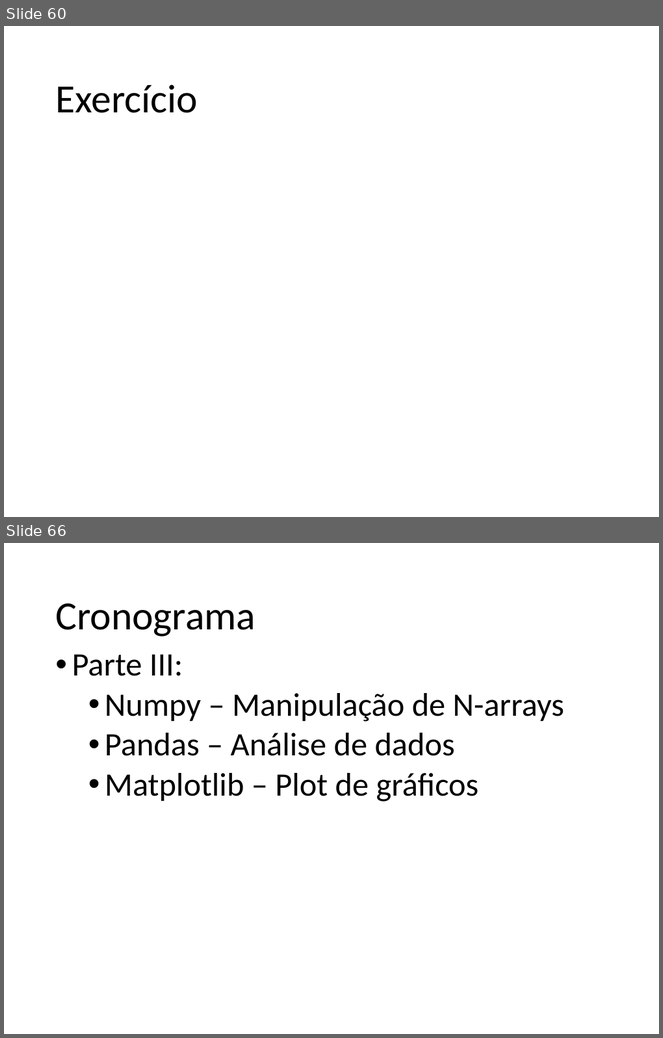
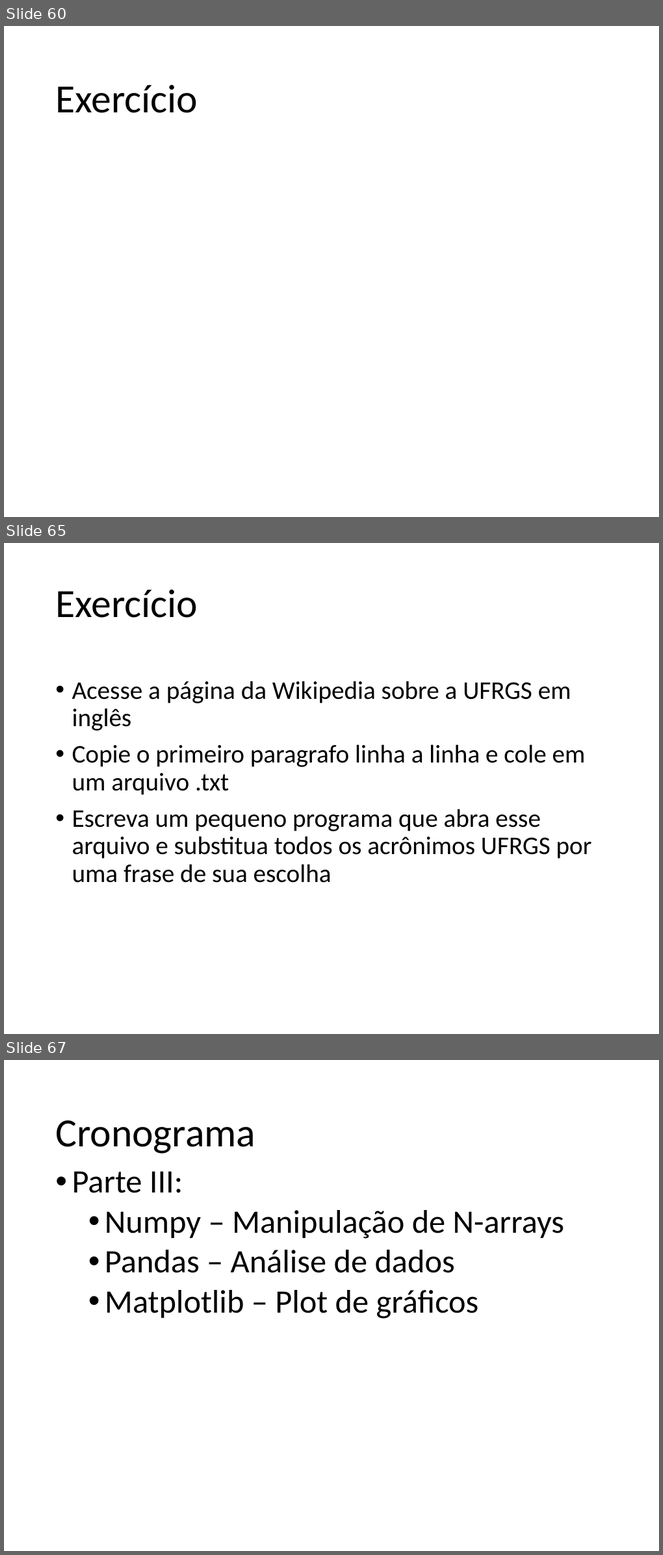
Before and after one commit to fernandoFernandeSantos/minicurso_python_2019, a slide deck: aula.pptx. Shown one above the other, each under a label of ours: slides 60 and 66 before the commit, slides 60, 65 and 67 after it; the slides between them are not shown. The pictures are 663x1038 and 663x1555 pixels, drawn with LibreOffice and Linux fonts; fonts in the diff are those of the drawing. Boxes give left, top, right and bottom in pixels: in the first picture for what was removed or moved away, otherwise in the second. Text is boxed around its words. In the diff, an @@ line names an element or a change of style, - is before the commit and + after.

Commit message:
dados arquivo csv

```diff
--- a/aula.pptx
+++ b/aula.pptx
@@ slide 65 added at (x1=4, y1=543, x2=659, y2=1034), background #FFFFFF @@
@@ title added at (x1=55, y1=589, x2=198, y2=618), 44 pt, text #000000 @@
+Exercício
@@ text added at (x1=72, y1=681, x2=592, y2=883), 28 pt, text #000000 @@
+• Acesse a página da Wikipedia sobre a UFRGS em inglês
+• Copie o primeiro paragrafo linha a linha e cole em um arquivo .txt
+• Escreva um pequeno programa que abra esse arquivo e substitua todos os acrônimos UFRGS por uma frase de sua escolha
@@ what was slide 66 is now slide 67 @@
```
Also in this commit, not shown: 6 slides changed, 3 other slides added, 3 slides removed, 2 other files.
